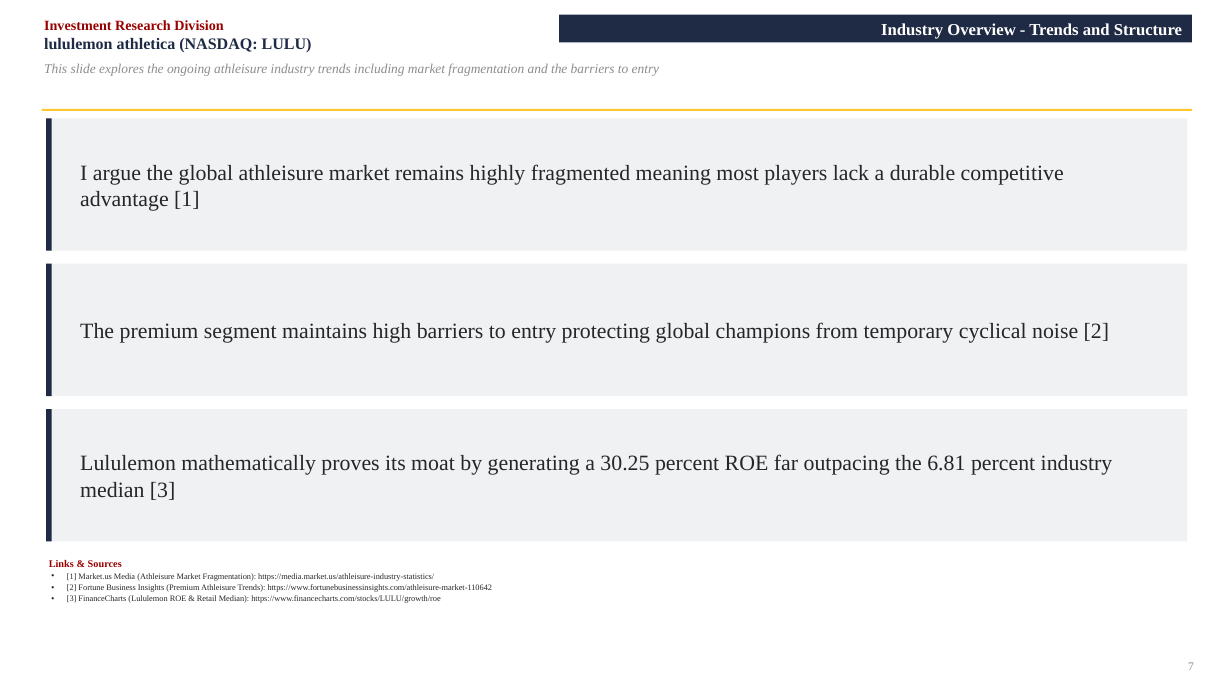
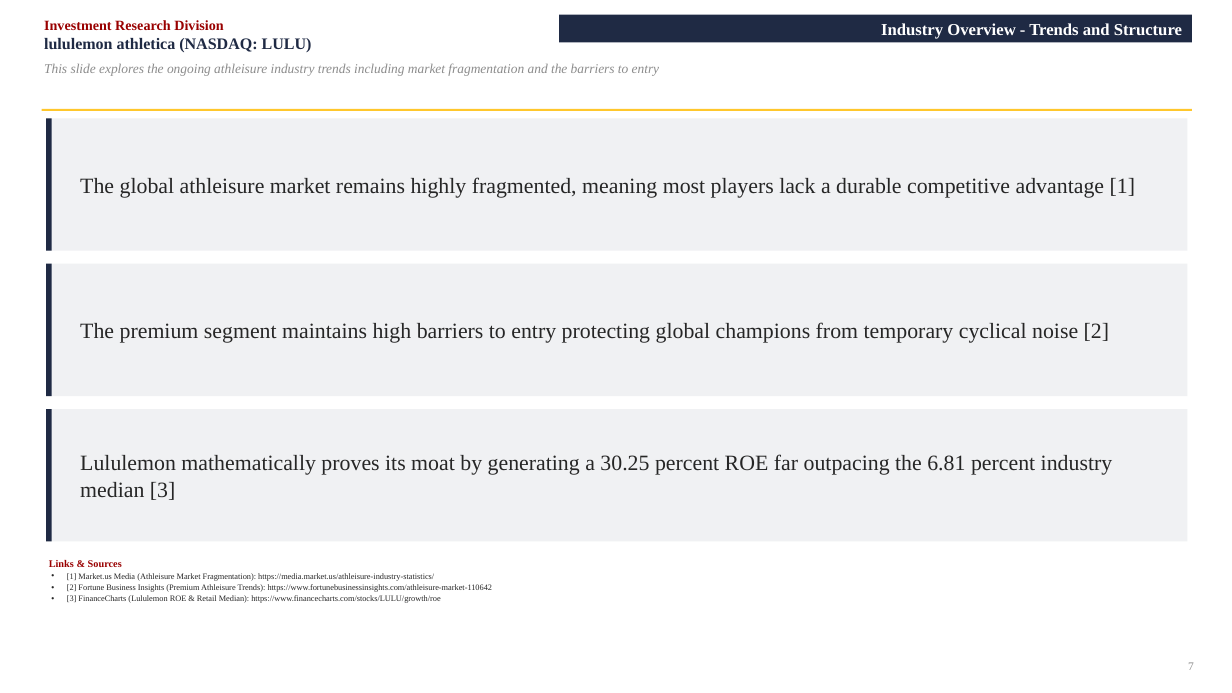
Before and after one commit to vengeanceaiUSC/RM, a slide deck: slide 7 of LULU/LULU_Investment_Pitch_Deck.pptx. Drawn at 1232x693 pixels with LibreOffice and Linux fonts; fonts in the diff are those of the drawing. Boxes give left, top, right and bottom in pixels: in the first picture for what was removed or moved away, otherwise in the second. Text is boxed around its words. In the diff, an @@ line names an element or a change of style, - is before the commit and + after.

```diff
--- a/LULU/LULU_Investment_Pitch_Deck.pptx
+++ b/LULU/LULU_Investment_Pitch_Deck.pptx
@@ text at [80, 177, 1135, 198]: text changed @@
-I argue the global athleisure market remains highly fragmented meaning most players lack a durable competitive advantage [1]
+The global athleisure market remains highly fragmented, meaning most players lack a durable competitive advantage [1]
```
Also in this commit, not shown: 15 other slides changed, 3 other files.
